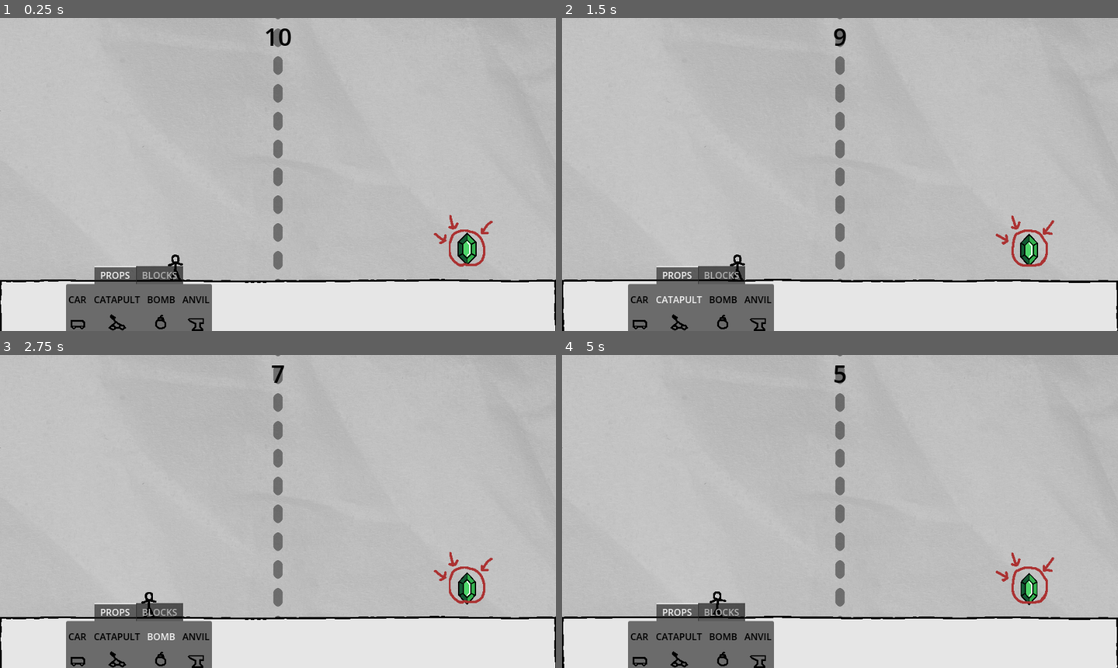
Above: before the commit, frames 1-4 (two rows, left to right).
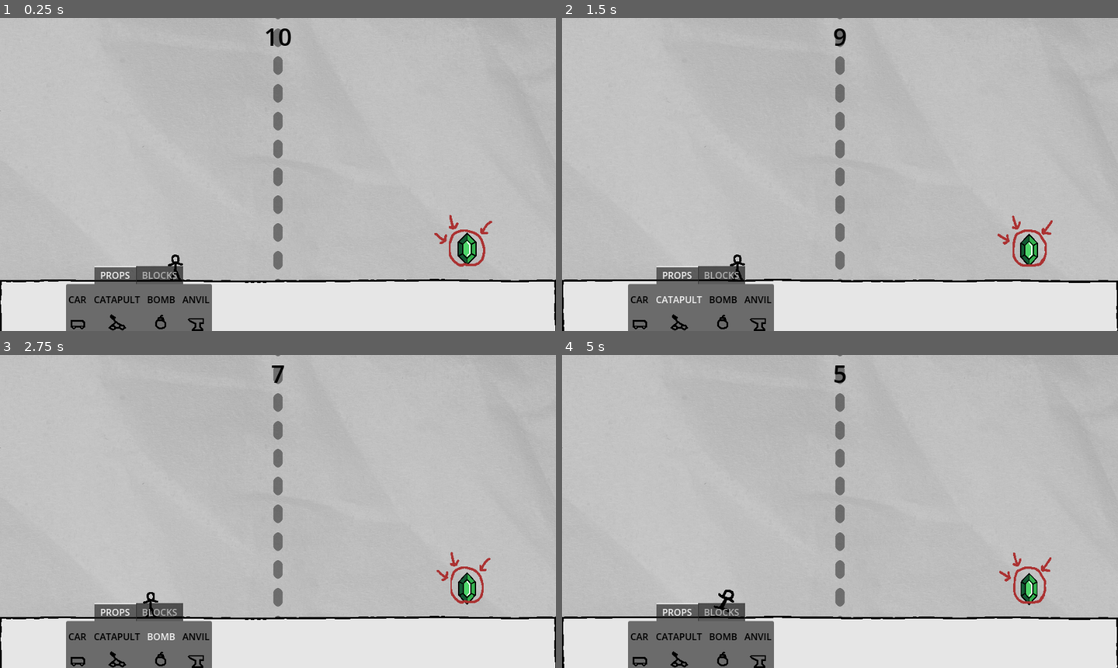
Above: after the commit, the same moments.

Repository: lkett-personal/brutalDoodle
Game: Godot game, scene res://scenes/Debug.tscn
The game is run twice, just before and just after one commit, with the same random seed, the same clock (stepped at 60 frames per second) and the same inputs.
Inputs (mouse positions are in pixels of both pictures, inside the frame that each line leads up to):
- Up to frame 1 (0.25 s): no input
- Up to frame 2 (1.5 s): click "CAR" at 0.5 s; click "CATAPULT" at 1.25 s
- Up to frame 3 (2.75 s): click "BOMB" at 2 s
- Up to frame 4 (5 s): click "ANVIL" at 2.75 s; drag from (840, 373) to (895, 442) at 3.52 s; drag from (728, 527) to (812, 574) at 4.27 s

The runs differ from the first frame. In frame 1, less than 0.1% of the frame differs, in the area x 78-89%, y 64-80%; in frame 2, 0.2%; in frame 3, 0.3%; in frame 4, 0.5%, in the area x 26-89%, y 63-84%.

Commit message:
added a gameManager with phases for attacking building etc.

Diff:
--- a/project.godot
+++ b/project.godot
@@ -15,12 +15,20 @@
 config/features=PackedStringArray("4.6", "Forward Plus")
 config/icon="res://icon.svg"
 
+[autoload]
+
+GameManager="*uid://d0yqpy1m1r728"
+
 [display]
 
 window/size/viewport_width=960
 window/size/viewport_height=540
 window/stretch/mode="viewport"
 window/stretch/scale_mode="integer"
+
+[global_group]
+
+infiltrator=""
 
 [input]
 
--- a/scenes/Debug.tscn
+++ b/scenes/Debug.tscn
@@ -44,6 +44,7 @@
 [ext_resource type="Texture2D" uid="uid://ud4lnakia80n" path="res://textures/player/player26.png" id="18_si8hd"]
 [ext_resource type="Texture2D" uid="uid://xgwpsepif2o" path="res://textures/ground0.png" id="21_2dbvb"]
 [ext_resource type="Texture2D" uid="uid://bwdfghg7m640r" path="res://textures/ground1.png" id="22_2ic1b"]
+[ext_resource type="Script" uid="uid://g8qschgj2d1o" path="res://scripts/managers/gem.gd" id="43_l1cy0"]
 [ext_resource type="Script" uid="uid://131tro7lwl2n" path="res://scripts/ui/countdown.gd" id="48_5ufao"]
 [ext_resource type="PackedScene" uid="uid://c6fsi0mupiyln" path="res://scenes/UI.tscn" id="48_64jtb"]
 [ext_resource type="Texture2D" uid="uid://dco08sr374slt" path="res://textures/gem2.png" id="49_l1cy0"]
@@ -224,6 +225,20 @@
 }, {
 "duration": 1.0,
 "texture": ExtResource("22_2ic1b")
+}],
+"loop": true,
+"name": &"default",
+"speed": 12.0
+}]
+
+[sub_resource type="SpriteFrames" id="SpriteFrames_5f71t"]
+animations = [{
+"frames": [{
+"duration": 1.0,
+"texture": ExtResource("51_f38iv")
+}, {
+"duration": 1.0,
+"texture": ExtResource("52_ka4tf")
 }],
 "loop": true,
 "name": &"default",
@@ -292,23 +307,12 @@
 &"hover": SubResource("Animation_o02kj")
 }
 
-[sub_resource type="SpriteFrames" id="SpriteFrames_5f71t"]
-animations = [{
-"frames": [{
-"duration": 1.0,
-"texture": ExtResource("51_f38iv")
-}, {
-"duration": 1.0,
-"texture": ExtResource("52_ka4tf")
-}],
-"loop": true,
-"name": &"default",
-"speed": 12.0
-}]
+[sub_resource type="CircleShape2D" id="CircleShape2D_5ufao"]
+radius = 34.0
 
 [node name="Debug" type="Node2D" unique_id=1899826772]
 
-[node name="Player" type="CharacterBody2D" parent="." unique_id=1599161256 node_paths=PackedStringArray("sprite")]
+[node name="Player" type="CharacterBody2D" parent="." unique_id=1599161256 node_paths=PackedStringArray("sprite") groups=["infiltrator"]]
 z_index = 1
 position = Vector2(-351, 267)
 floor_block_on_wall = false
@@ -342,19 +346,26 @@
 autoplay = "default"
 frame_progress = 0.23029707
 
-[node name="Gem" type="Sprite2D" parent="." unique_id=938129630]
+[node name="Gem" type="Area2D" parent="." unique_id=2137282537]
+script = ExtResource("43_l1cy0")
+
+[node name="GemSprite" type="Sprite2D" parent="Gem" unique_id=938129630]
 position = Vector2(653, 254)
 texture = ExtResource("49_l1cy0")
 
-[node name="AnimationPlayer" type="AnimationPlayer" parent="Gem" unique_id=1701853479]
-libraries/ = SubResource("AnimationLibrary_ldd1f")
-autoplay = &"hover"
-
-[node name="GemOutline" type="AnimatedSprite2D" parent="." unique_id=426719616]
-position = Vector2(654, 254)
+[node name="GemOutline" type="AnimatedSprite2D" parent="Gem/GemSprite" unique_id=426719616]
+position = Vector2(1, 0)
 sprite_frames = SubResource("SpriteFrames_5f71t")
 autoplay = "default"
 frame_progress = 0.5322258
+
+[node name="AnimationPlayer" type="AnimationPlayer" parent="Gem/GemSprite" unique_id=1701853479]
+libraries/ = SubResource("AnimationLibrary_ldd1f")
+autoplay = &"hover"
+
+[node name="CollisionShape2D" type="CollisionShape2D" parent="Gem" unique_id=181503635]
+position = Vector2(653, 256)
+shape = SubResource("CircleShape2D_5ufao")
 
 [node name="SceneCamera" type="Camera2D" parent="." unique_id=661196243]
 zoom = Vector2(0.5, 0.5)
--- /dev/null
+++ b/scripts/managers/game_manager.gd
@@ -0,0 +1,55 @@
+extends Node
+
+enum Phase { IDLE, BUILD, ATTACK, ROUND_END }
+
+var current_phase: Phase = Phase.IDLE
+var build_time := 60.0
+var attack_time := 30.0
+var time_remaining := 0.0
+
+signal phase_changed(new_phase: Phase)
+signal round_ended(infiltrator_won: bool)
+
+func _ready() -> void:
+	set_process(false)
+
+func _process(delta: float) -> void:
+	time_remaining -= delta
+	if time_remaining <= 0.0:
+		_on_timer_expired()
+
+func start_round() -> void:
+	_set_phase(Phase.BUILD)
+
+func _set_phase(new_phase: Phase) -> void:
+	current_phase = new_phase
+	phase_changed.emit(new_phase)
+	match new_phase:
+		Phase.BUILD:
+			time_remaining = build_time
+			set_process(true)
+		Phase.ATTACK:
+			time_remaining = attack_time
+			set_process(true)
+		Phase.ROUND_END:
+			set_process(false)
+		Phase.IDLE:
+			set_process(false)
+
+func _on_timer_expired() -> void:
+	match current_phase:
+		Phase.BUILD:
+			_set_phase(Phase.ATTACK)
+		Phase.ATTACK:
+			_end_round(false)
+
+func gem_reached() -> void:
+	if current_phase == Phase.ATTACK:
+		_end_round(true)
+
+func _end_round(infiltrator_won: bool) -> void:
+	_set_phase(Phase.ROUND_END)
+	round_ended.emit(infiltrator_won)
+
+func next_round() -> void:
+	_set_phase(Phase.IDLE)
--- /dev/null
+++ b/scripts/managers/gem.gd
@@ -0,0 +1,9 @@
+extends Area2D
+
+func _ready() -> void:
+	body_entered.connect(_on_body_entered)
+
+func _on_body_entered(body: Node2D) -> void:
+	if body.is_in_group("infiltrator"):
+		GameManager.gem_reached()
+		print("Round over: INFILTRATORS WIN")
Not shown, added: scripts/managers/game_manager.gd.uid
Not shown, added: scripts/managers/gem.gd.uid
